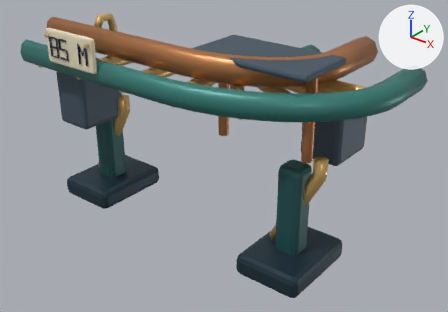
The glTF model public/assets/models/R03-R04/PR024.glb as it was, and as the next commit left it.
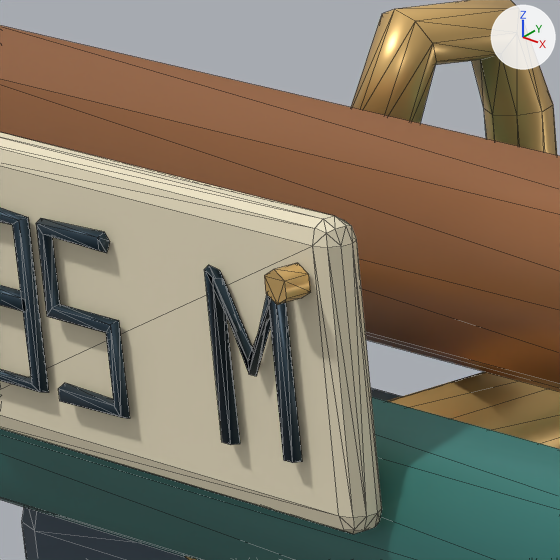
Each version is shown whole from a 50 mm lens placed at (1.181, -1.403, 1.12), pointed at (0.058, 0.0, 0.25), then close up on the part from 12% to 26% of the width and 4% to 25% of the height. Every picture has the same lights, and +X, +Y and +Z are marked at upper right. The first two pictures are the older version. The close-ups show mesh edges as thin lines. Where no turn or scale is listed for an object, it has been applied to the vertices. Vertices at exactly the same position are counted once.

The first close-up shows 'PR024 workshop surfaces'.
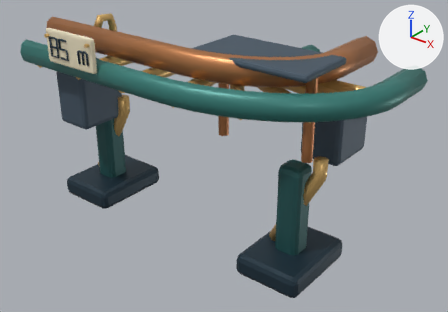
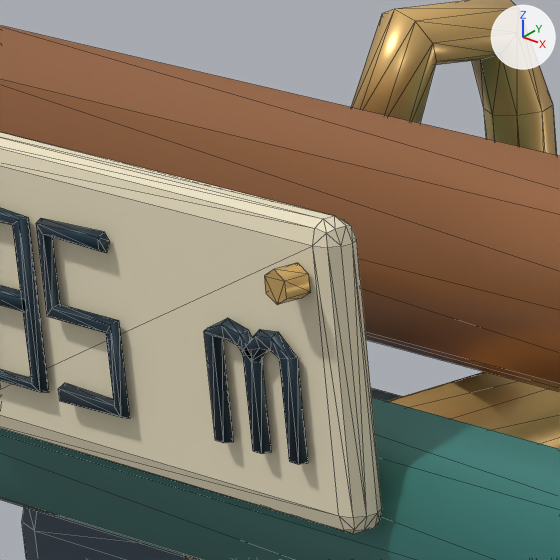
Patch to the scene script:
```diff
--- a/public/assets/models/R03-R04/PR024.glb.py
+++ b/public/assets/models/R03-R04/PR024.glb.py
@@ me_angled_shelf_brace @@
 # used by ob_pr024_workshop_surfaces; location = (0.1536, -0.1319, 0.0)
-me_angled_shelf_brace.from_pydata(...)  # 1193 vertices, 2268 faces; spans x -0.732..0.425, y -0.168..0.432, z 0.0..0.65
+me_angled_shelf_brace.from_pydata(...)  # 1222 vertices, 2324 faces; spans x -0.732..0.425, y -0.168..0.432, z 0.0..0.65
+# me_angled_shelf_brace part 1
+# 1 vertex is removed from x -0.371, y -0.158, z 0.568
+# 14 faces are deleted
+# 3 vertices in x -0.406..-0.4, y -0.162..-0.158, z 0.568 move by (-0.004, 0.0, 0.0)
+# 3 vertices in x -0.375..-0.368, y -0.162..-0.159, z 0.568 move by (-0.015, 0.0, 0.033)
+# 18 vertices move from x -0.406..-0.368, y -0.162..-0.158, z 0.568..0.628 to x -0.409..-0.385, y -0.162..-0.158, z 0.568..0.611
+# 30 vertices are added at x -0.39..-0.365, y -0.162..-0.158, z 0.568..0.611
+# 70 new faces join them, mat_iron (dark blue #263b48)
 me_angled_shelf_brace.materials.append(mat_brass)
```

Changed parts and their boxes [x1, y1, x2, y2] in the close-ups (560 x 560 px):
part 1 of me_angled_shelf_brace, reshaped
    before: [204, 265, 302, 463]
    after: [204, 318, 308, 464]
